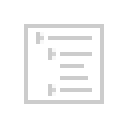
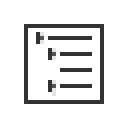
Before/after of a 128 × 128 layered artwork. What changed in the layer stack:
painted on "Ebene #9" over (24, 24, 104, 104)
